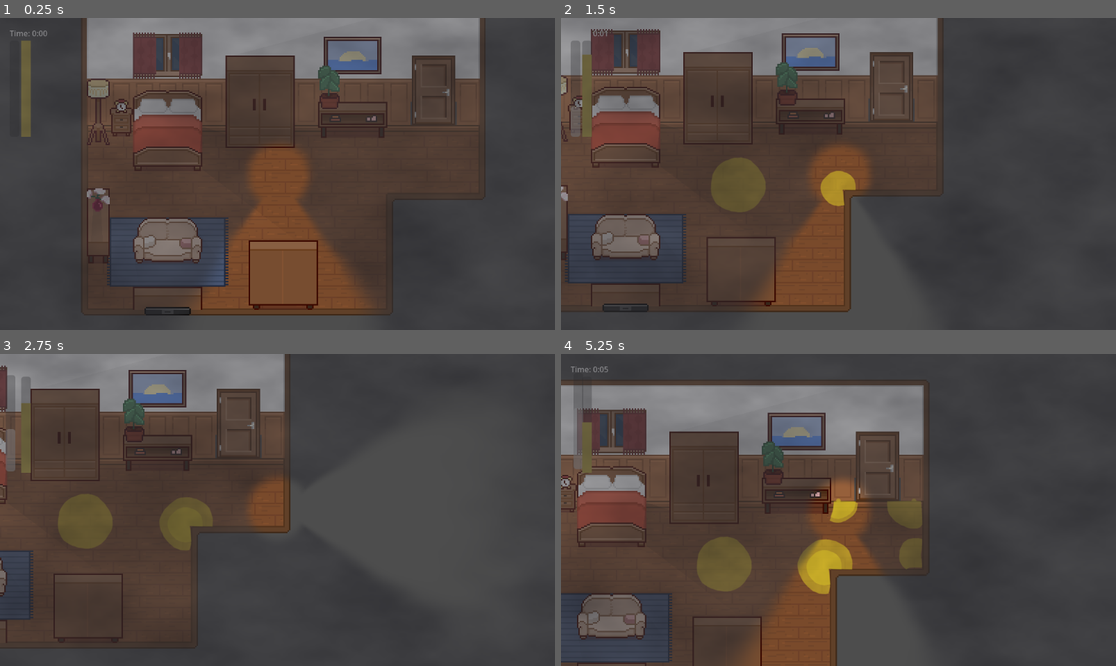
Above: before the commit, frames 1-4 (two rows, left to right).
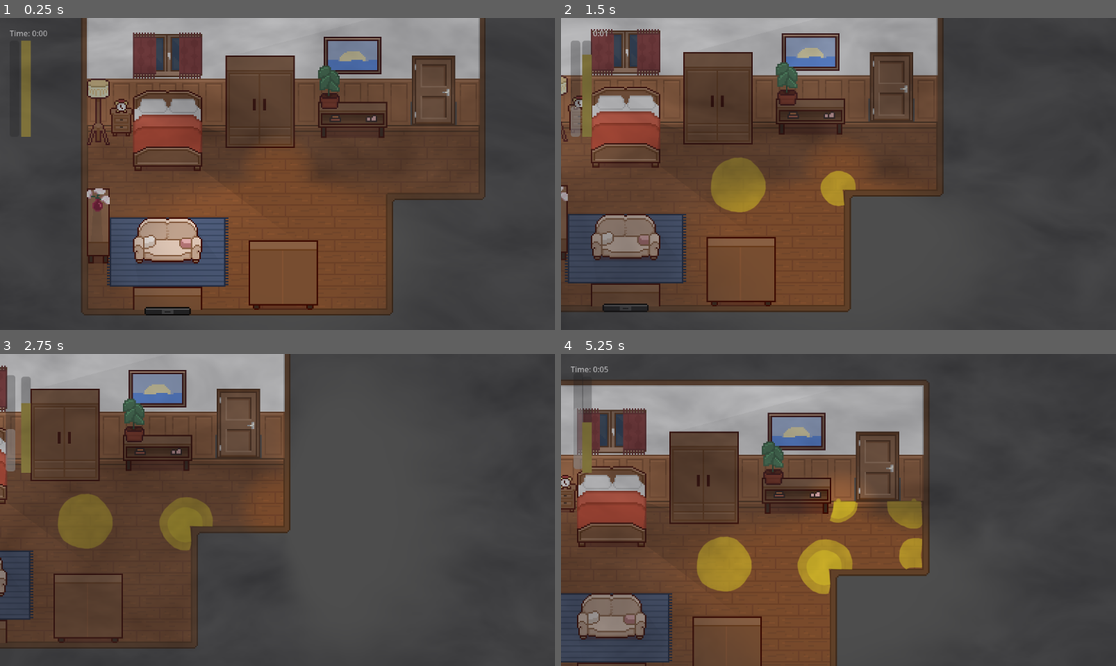
Above: after the commit, the same moments.

Repository: ethantheb/jammers
Game: Godot game, scene res://scenes/bedroom.tscn
Two runs of this game, one before a commit and one after it. Both use one fixed random seed, a clock stepped at 60 frames per second and the inputs below.
Inputs (mouse positions are in pixels of both pictures, inside the frame that each line leads up to):
- Up to frame 1 (0.25 s): no input
- Up to frame 2 (1.5 s): tap Enter at 0.5 s; move the mouse to (960, 158) at 0.52 s; hold Right (ui_right) 0.53-1.28 s; hold Q 0.53-1.28 s; click (960, 158) at 0.67 s; move the mouse to (727, 189) at 1.27 s; hold Down (ui_down) from 1.28 s (still down); tap Q at 1.35 s
- Up to frame 3 (2.75 s): move the mouse to (333, 441) at 2.02 s; release Down (ui_down) at 2.03 s; hold Right (ui_right) from 2.03 s (still down); hold Q from 2.03 s (still down)
- Up to frame 4 (5.25 s): move the mouse to (810, 572) at 2.77 s; release Right (ui_right) at 2.78 s; release Q at 2.78 s; hold Up (ui_up) 2.78-3.53 s; tap Q at 2.85, 4.35 s; click (810, 572) at 2.92 s; move the mouse to (1005, 556) at 3.52 s; hold Q 3.53-4.28 s; hold Left (ui_left) 3.53-5.03 s; move the mouse to (672, 463) at 4.27 s; move the mouse to (866, 510) at 5.02 s; hold Down (ui_down) from 5.03 s (still down); hold Q from 5.03 s (still down); click (866, 510) at 5.17 s

The runs differ from the first frame. In frame 1, 21% of the frame differs, in the area x 1-87%, y 0-94%; in frame 2, 18%; in frame 3, 8.1%; in frame 4, 20%.

Commit message:
tweaked fog of war so it feels a lil better but idk man aaah gonna look up examples

Diff:
--- a/scripts/fog_overlay.gd
+++ b/scripts/fog_overlay.gd
@@ -9,9 +9,10 @@
 ## Requires the Player node to have a `facing_direction_snapped` Vector2 property.
 
 # ----- Vision shape tunables -----
-@export var ambient_radius: float = 30.0
-@export var cone_reach: float = 260.0
-@export var cone_angle_degrees: float = 90.0
+@export var ambient_radius: float = 30
+@export var ambient_softness_power: float = 0.65
+@export var cone_reach: float = 200.0
+@export var cone_angle_degrees: float = 210
 @export var vision_energy: float = 1.0
 
 # ----- Internal refs (built at runtime) -----
@@ -36,6 +37,7 @@
 var _vision_texture: ImageTexture = null
 
 const FOG_LIGHT_LAYER: int = 2
+const FOG_CANVAS_LAYER: int = 90
 
 # =====================================================================
 # Lifecycle
@@ -55,8 +57,8 @@
 		_player = _find_player()
 		if _player == null:
 			return
-	if _camera == null:
-		_camera = _player.get_node_or_null("Camera2D") as Camera2D
+	if _camera == null or not is_instance_valid(_camera):
+		_camera = _resolve_active_camera()
 
 	_sync_mask_viewport()
 	_sync_hidden_viewport()
@@ -133,7 +135,7 @@
 
 func _build_fog_overlay() -> void:
 	var canvas_layer := CanvasLayer.new()
-	canvas_layer.layer = 100
+	canvas_layer.layer = FOG_CANVAS_LAYER
 	add_child(canvas_layer)
 
 	var shader := load("res://shaders/fog_of_war.gdshader") as Shader
@@ -164,17 +166,16 @@
 func _clone_occluders_recursive(node: Node) -> void:
 	if node is LightOccluder2D and not _is_fog_overlay_child(node):
 		var src := node as LightOccluder2D
-		if src.occluder == null:
-			return
-		var clone := LightOccluder2D.new()
-		clone.occluder = src.occluder
-		clone.occluder_light_mask = FOG_LIGHT_LAYER
-		clone.global_position = src.global_position
-		clone.global_rotation = src.global_rotation
-		clone.global_scale = src.global_scale
-		# Store a reference to the source so we can sync transforms if needed
-		clone.set_meta("source_node", src.get_path())
-		_mask_occluder_root.add_child(clone)
+		if src.occluder != null:
+			var clone := LightOccluder2D.new()
+			clone.occluder = src.occluder
+			clone.occluder_light_mask = FOG_LIGHT_LAYER
+			clone.global_position = src.global_position
+			clone.global_rotation = src.global_rotation
+			clone.global_scale = src.global_scale
+			# Store a reference to the source so we can sync transforms if needed
+			clone.set_meta("source_node", src.get_path())
+			_mask_occluder_root.add_child(clone)
 	for child in node.get_children():
 		_clone_occluders_recursive(child)
 
@@ -191,7 +192,7 @@
 # =====================================================================
 
 func _sync_mask_viewport() -> void:
-	if _camera == null or _mask_viewport == null:
+	if _mask_viewport == null or _player == null:
 		return
 
 	# Match SubViewport size to main viewport
@@ -207,6 +208,8 @@
 	# Rotate cone to match facing direction.
 	# Texture cone points DOWN (+Y). Rotation = angle from +Y to facing dir.
 	var dir: Vector2 = _player.facing_direction_snapped
+	if dir.length_squared() < 0.0001:
+		dir = Vector2(0, 1)
 	_mask_light.rotation = Vector2(0, 1).angle_to(dir)
 
 	# The SubViewport has its own canvas transform.
@@ -233,12 +236,22 @@
 		return parent
 	return get_tree().current_scene
 
+func _resolve_active_camera() -> Camera2D:
+	if _player != null:
+		var player_camera := _player.get_node_or_null("Camera2D")
+		if player_camera is Camera2D:
+			return player_camera as Camera2D
+	var viewport_camera := get_viewport().get_camera_2d()
+	if viewport_camera != null:
+		return viewport_camera
+	return null
+
 # =====================================================================
 # Sync the hidden-sprite SubViewport to the main camera each frame
 # =====================================================================
 
 func _sync_hidden_viewport() -> void:
-	if _camera == null or _hidden_viewport == null:
+	if _hidden_viewport == null:
 		return
 	var main_vp := get_viewport()
 	var main_size := main_vp.get_visible_rect().size
@@ -283,6 +296,8 @@
 func _move_to_hidden_viewport(ci: CanvasItem) -> void:
 	if not (ci is Node2D):
 		return
+	if _is_fog_overlay_child(ci):
+		return
 	var n2d := ci as Node2D
 
 	# Remember the global transform before reparenting
@@ -324,7 +339,9 @@
 
 			# Ambient circle — bright near player, gentle fade
 			if dist < ambient_tex:
-				alpha = 1.0 - _smooth(ambient_tex * 0.3, ambient_tex, dist)
+				# True center-origin fade: intensity starts decreasing immediately from center.
+				var ambient_falloff := 1.0 - clampf(dist / maxf(ambient_tex, 0.0001), 0.0, 1.0)
+				alpha = pow(clampf(ambient_falloff, 0.0, 1.0), maxf(ambient_softness_power, 0.01))
 
 			# Directional cone — super gradual distance taper
 			if dist < cone_tex and dist > 0.01:
--- a/shaders/fog_of_war.gdshader
+++ b/shaders/fog_of_war.gdshader
@@ -9,10 +9,18 @@
 // composites them back only where the vision cone clears the fog.
 uniform sampler2D hidden_sprites;
 
-uniform vec4 fog_color : source_color = vec4(0.20, 0.20, 0.22, 0.58);
-uniform float fog_speed = 0.08;
-uniform float edge_noise_strength = 0.18;
-uniform float edge_width = 0.70;
+uniform vec4 fog_color : source_color = vec4(0.20, 0.20, 0.22, 0.42);
+uniform float fog_speed = 0.14;
+uniform float edge_noise_strength = 0.10;
+uniform float edge_width = 100;
+uniform float edge_width_to_mask = 0.02;
+uniform float visible_core_threshold = 0.82;
+uniform float inverse_opacity_strength = 0.72;
+uniform float hidden_reveal_threshold = 0.01;
+uniform float hidden_reveal_softness = 0.22;
+uniform float hidden_cone_expand = 0.20;
+uniform float hidden_reveal_curve = 0.80;
+uniform float hidden_edge_blur_uv = 0.0025;
 uniform float seed = 42.0;
 
 float hash12(vec2 p) {
@@ -45,43 +53,66 @@
 	// Sample the vision mask — brightness = how visible this pixel is
 	vec4 mask_color = texture(vision_mask, SCREEN_UV);
 	float vision = max(mask_color.r, max(mask_color.g, mask_color.b));
+	float vision_px = max(texture(vision_mask, SCREEN_UV + vec2(hidden_edge_blur_uv, 0.0)).r, max(texture(vision_mask, SCREEN_UV + vec2(hidden_edge_blur_uv, 0.0)).g, texture(vision_mask, SCREEN_UV + vec2(hidden_edge_blur_uv, 0.0)).b));
+	float vision_nx = max(texture(vision_mask, SCREEN_UV + vec2(-hidden_edge_blur_uv, 0.0)).r, max(texture(vision_mask, SCREEN_UV + vec2(-hidden_edge_blur_uv, 0.0)).g, texture(vision_mask, SCREEN_UV + vec2(-hidden_edge_blur_uv, 0.0)).b));
+	float vision_py = max(texture(vision_mask, SCREEN_UV + vec2(0.0, hidden_edge_blur_uv)).r, max(texture(vision_mask, SCREEN_UV + vec2(0.0, hidden_edge_blur_uv)).g, texture(vision_mask, SCREEN_UV + vec2(0.0, hidden_edge_blur_uv)).b));
+	float vision_ny = max(texture(vision_mask, SCREEN_UV + vec2(0.0, -hidden_edge_blur_uv)).r, max(texture(vision_mask, SCREEN_UV + vec2(0.0, -hidden_edge_blur_uv)).g, texture(vision_mask, SCREEN_UV + vec2(0.0, -hidden_edge_blur_uv)).b));
+	float blurred_vision = vision * 0.5 + (vision_px + vision_nx + vision_py + vision_ny) * 0.125;
 
-	// Churning fog noise — two offset FBM layers, faster animation
+	// Churning fog noise with flow-warped UVs for livelier motion.
 	float t = TIME * fog_speed * 3.0;
-	vec2 fog_uv = SCREEN_UV * 8.0;
+	vec2 fog_uv = SCREEN_UV * 9.0;
+	vec2 flow = vec2(
+		noise2d(fog_uv * 0.65 + vec2(t * 0.9, -t * 0.6)),
+		noise2d(fog_uv * 0.65 + vec2(-t * 0.7, t * 0.8))
+	) - vec2(0.5);
+	fog_uv += flow * 0.9;
 	float noise1 = fbm(fog_uv + vec2(t * 0.5, -t * 0.35));
-	float noise2_val = fbm(fog_uv * 1.4 + vec2(-t * 0.35, t * 0.25) + vec2(97.0, 43.0));
-	float noise3_val = fbm(fog_uv * 0.7 + vec2(t * 0.15, t * 0.4) + vec2(-53.0, 71.0));
+	float noise2_val = fbm(fog_uv * 1.6 + vec2(-t * 0.45, t * 0.35) + vec2(97.0, 43.0));
+	float noise3_val = fbm(fog_uv * 0.65 + vec2(t * 0.22, t * 0.5) + vec2(-53.0, 71.0));
 	float fog_pattern = mix(mix(noise1, noise2_val, 0.5), noise3_val, 0.3);
 
 	// Noisy edge — distort the vision boundary with noise for smoky edges
 	float edge_noise = noise2d(SCREEN_UV * 14.0 + vec2(t * 0.4, t * 0.25));
 	float noisy_edge = (edge_noise - 0.5) * edge_noise_strength;
 
-	// Visibility: 0 = fully fogged, 1 = fully clear
-	// Wide transition band — fog fades in very gradually from clear to fully fogged
-	float low = 0.02 + noisy_edge;
-	float high = low + edge_width;
-	float visibility = smoothstep(low, high, vision);
+	// Visibility model:
+	// 1) Inner shape (core) is fully clear.
+	// 2) Outer cloned shape provides only the falloff band.
+	// edge_width is border size in user units scaled into mask space.
+	float core_threshold = clamp(visible_core_threshold + noisy_edge, 0.01, 0.98);
+	float edge_span = max(edge_width * edge_width_to_mask, 0.0001);
+	float outer_threshold = max(core_threshold - edge_span, 0.0);
+	float visibility = smoothstep(outer_threshold, core_threshold, blurred_vision);
 
-	// Fog overlay — semi-transparent Perlin noise, unchanged from before.
-	vec3 fog_final = fog_color.rgb + (fog_pattern - 0.5) * 0.20;
-	float pattern_opacity = 1.0 + (0.5 - fog_pattern) * 0.6;
+	// Lighter base fog plus stronger inverse pockets.
+	float inverse_density = pow(clamp(1.0 - fog_pattern, 0.0, 1.0), 1.25);
+	vec3 fog_final = fog_color.rgb + (fog_pattern - 0.5) * 0.24 - vec3(inverse_density * 0.08);
+	float pattern_opacity = 0.62 + inverse_density * inverse_opacity_strength;
 	float fog_alpha = (1.0 - visibility) * fog_color.a * pattern_opacity;
 
-	// Hidden sprites (layer 7) — completely separate system.
-	// Sprite reveal uses the same noisy edge as the fog so the boundary
-	// matches perfectly. Sprite is fully invisible until the fog is fully
-	// gone (vision >= high), then fades in over a narrow band matching
-	// the tail of the fog transition.
+	// Hidden sprites (layer 7) share the same border-size system as world fog.
 	vec4 sprite_color = texture(hidden_sprites, SCREEN_UV);
-	// visibility is already the single source of truth for the vision shape,
-	// noise, falloff, and edge — sprite uses it directly, no duplication.
-	sprite_color.a *= visibility;
+	float hidden_vision = blurred_vision;
+	float hidden_expand = max(hidden_cone_expand, 0.0) * edge_span;
+	float hidden_outer_threshold = max(outer_threshold - hidden_expand, 0.0);
+	float hidden_edge_span = max(edge_span * (1.0 + max(hidden_reveal_softness, 0.0)), 0.0005);
+	float hidden_core_threshold = min(hidden_outer_threshold + hidden_edge_span, 0.99);
+	float sprite_visibility = smoothstep(hidden_outer_threshold, hidden_core_threshold, hidden_vision);
+	float hidden_gate = smoothstep(
+		max(hidden_reveal_threshold * 0.5, 0.00005),
+		max(hidden_reveal_threshold * 1.5, 0.0001),
+		hidden_vision
+	);
+	sprite_visibility *= hidden_gate;
+	sprite_visibility = pow(clamp(sprite_visibility, 0.0, 1.0), hidden_reveal_curve);
+	float sprite_alpha = sprite_color.a * sprite_visibility;
+	// Hidden-layer pixels should not carry fog/perlin on top of them.
+	fog_alpha *= (1.0 - sprite_alpha);
 
 	// The fog composites over the scene. Sprite composites on top of that,
 	// so it's always drawn over the fog — never visible through it.
-	vec3 result = mix(fog_final, sprite_color.rgb, sprite_color.a);
-	float result_alpha = clamp(fog_alpha + sprite_color.a, 0.0, 1.0);
+	vec3 result = mix(fog_final, sprite_color.rgb, sprite_alpha);
+	float result_alpha = clamp(fog_alpha + sprite_alpha, 0.0, 1.0);
 	COLOR = vec4(result, result_alpha);
 }
